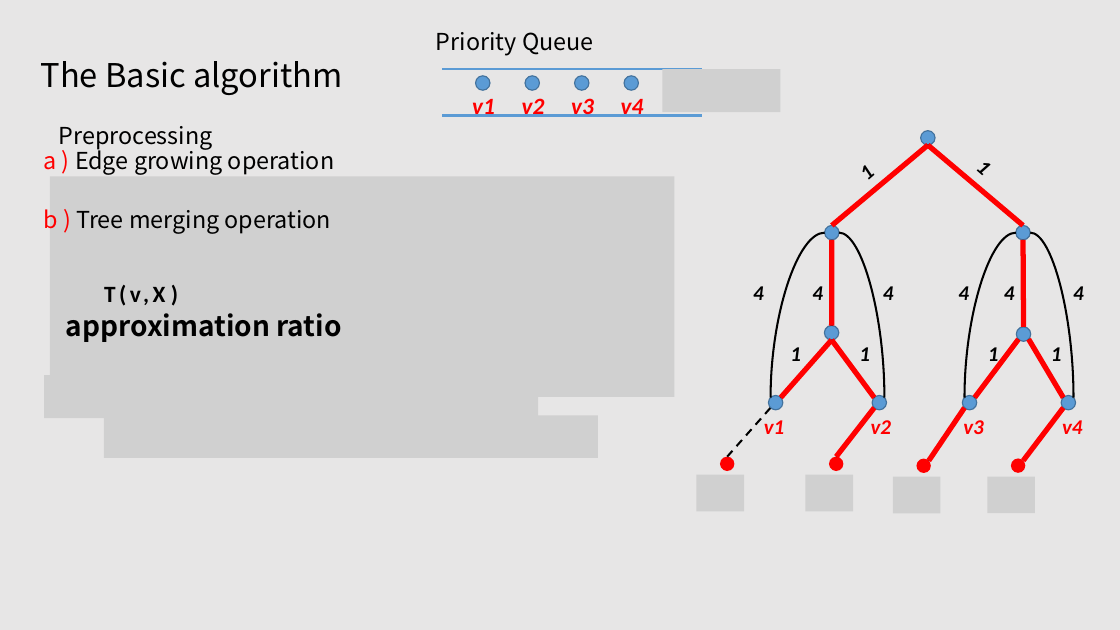
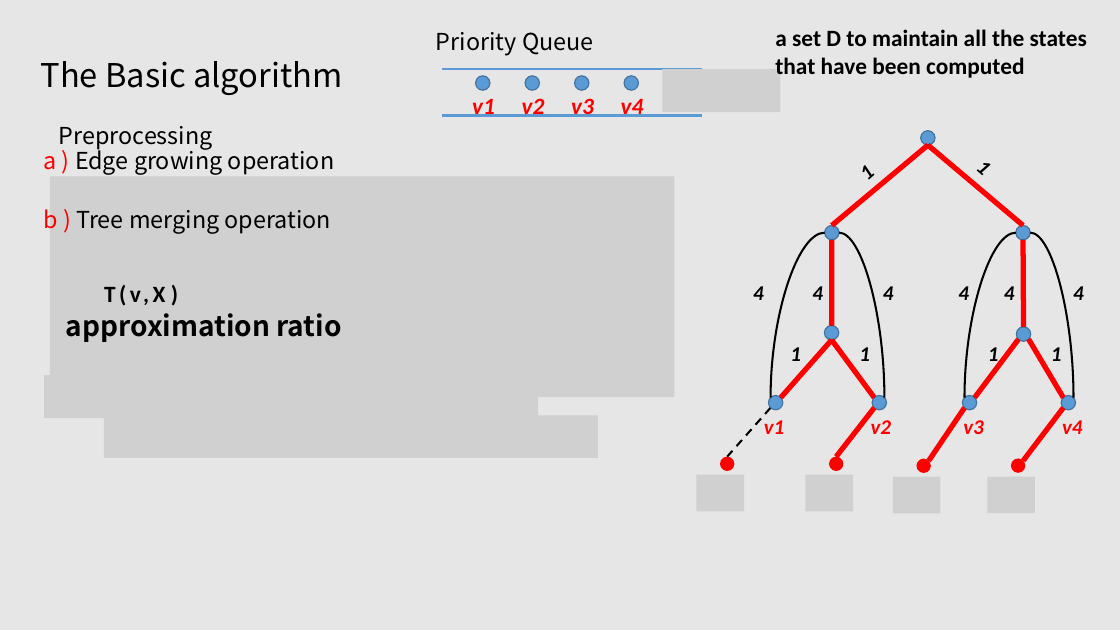
Before and after one commit to tianzhuwei/PPT, a slide deck: slide 6 of Efficient and Progressive GST Search.pptx. Drawn at 1120x630 pixels with LibreOffice and Linux fonts; fonts in the diff are those of the drawing; grey boxes stand for pictures. Boxes give left, top, right and bottom in pixels: in the first picture for what was removed or moved away, otherwise in the second. Text is boxed around its words. In the diff, an @@ line names an element or a change of style, - is before the commit and + after.

```diff
--- a/Efficient and Progressive GST Search.pptx
+++ b/Efficient and Progressive GST Search.pptx
@@ text added at bbox=[775, 29, 1087, 78], 20 pt, text #000000, bold @@
+a set D to maintain all the states
+that have been computed
```
Also in this commit, not shown: 3 other slides changed, 7 slides added, 2 slides removed.
